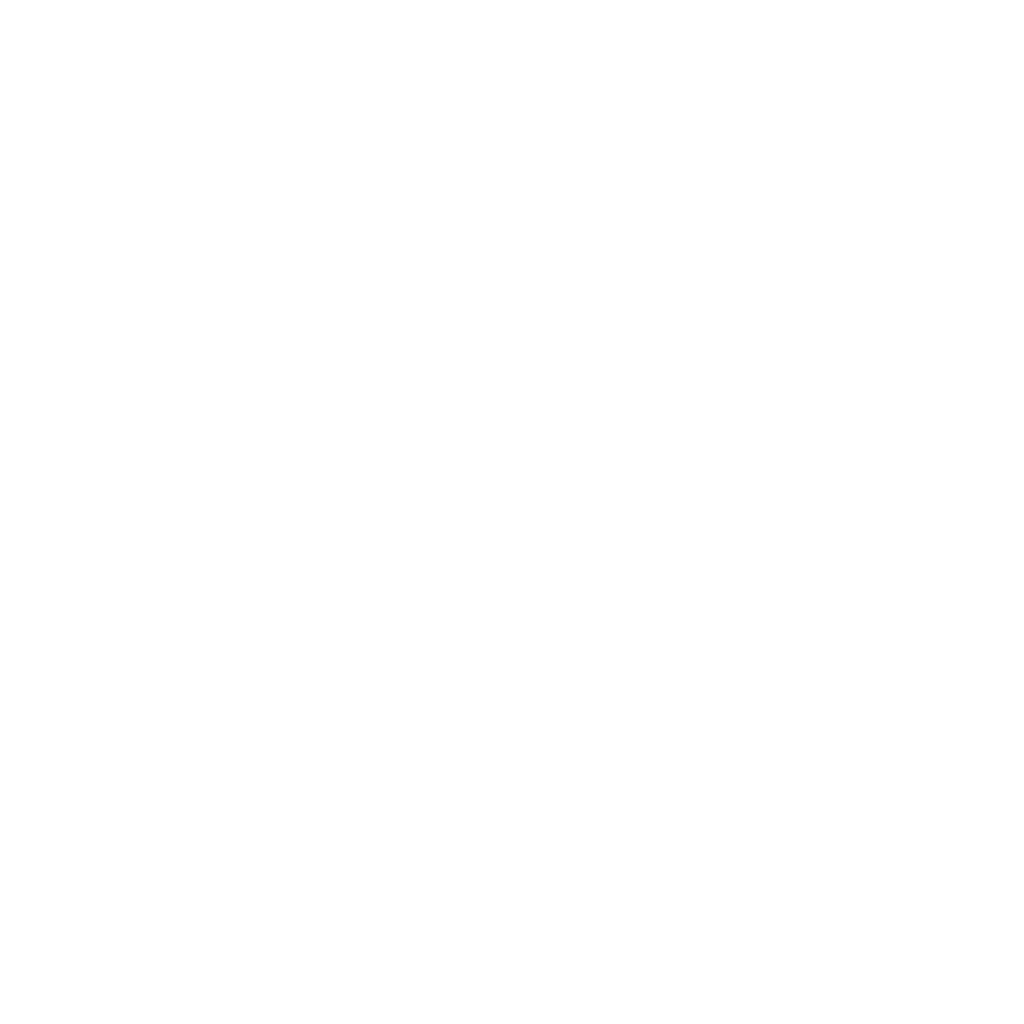
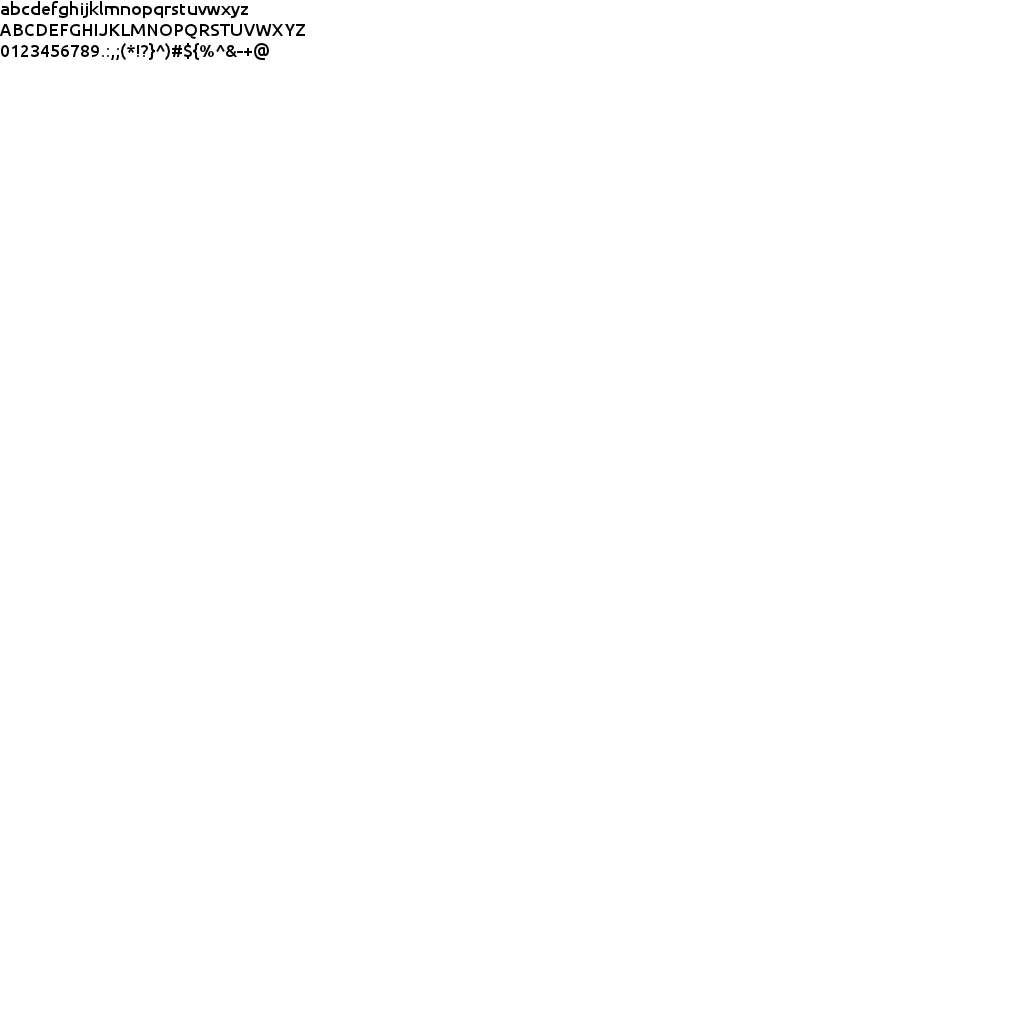
The second w=1024, h=1024 image is a revision of the first. Changes to its layers:
added layer "Font" above "Background" over bbox(0, 1, 305, 60)
